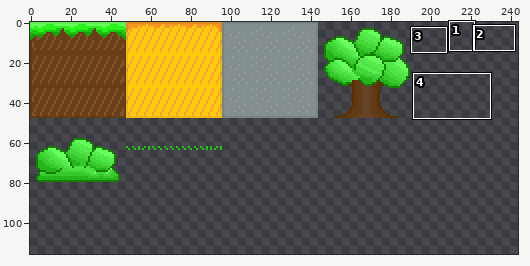
One commit to this sprite sheet: assets/maps/world.png. The first picture is a wide view before the edit; the outline marks the close-up.
Close-up. Earlier state:
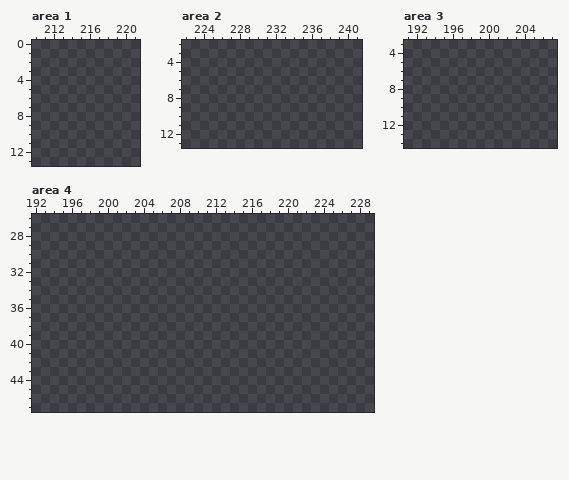
The file is 256x256 pixels. Colours within 5 levels of each other are drawn and written as one. Shown: area 1: x 210..221, y 0..13; area 2: x 222..241, y 2..13; area 3: x 191..207, y 3..14; area 4: x 192..229, y 26..47. The wide view leaves out empty margins. The commit also changed other parts of the picture, which this record leaves out.
After the commit:
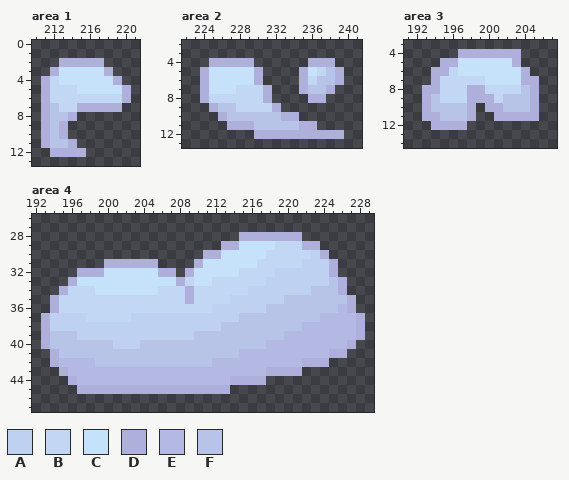
Palette (. is transparent): A #bed1f0  B #c2d7f4  C #c6e2fa  D #afafdc  E #b3b9e2  F #b8c3e8
What changed:
--- area 1
@@ x 210..221 @@
  1 ............
- 2 ............
- 3 ............
- 4 ............
- 5 ............
- 6 ............
- 7 ............
- 8 ............
- 9 ............
-10 ............
-11 ............
-12 ............
+ 2 ...DDDDD....
+ 3 ..DCCCCCD...
+ 4 .DBCCCCCCD..
+ 5 .DBBBCCCCCD.
+ 6 .DBBBBBBBBD.
+ 7 .DFBBDDDDD..
+ 8 .DFFD.......
+ 9 .DFD........
+10 .DFD........
+11 .DFFD.......
+12 ..DDDD......
 13 ............
--- area 2
@@ x 222..241 @@
  3 ....................
- 4 ....................
- 5 ....................
- 6 ....................
- 7 ....................
- 8 ....................
- 9 ....................
-10 ....................
-11 ....................
-12 ....................
+ 4 ...DDDDD......DDD...
+ 5 ..DCCCCCD....DCBFD..
+ 6 ..DCCCCCD....DBFFD..
+ 7 ..DCCCBBBD...DFFD...
+ 8 ..DBBBBBBD....DD....
+ 9 ...DFFBBBBD.........
+10 ....DFFFFFFDD.......
+11 .....DDDFFFFFDD.....
+12 ........DDDDDDDDDD..
 13 ....................
--- area 3
@@ x 191..207 @@
  3 .................
- 4 .................
- 5 .................
- 6 .................
- 7 .................
- 8 .................
- 9 .................
-10 .................
-11 .................
-12 .................
+ 4 ......DDDDDDD....
+ 5 ....DDCCCCCCD....
+ 6 ...DDBCCCCCCCD...
+ 7 ...DBBBBBCCCCDD..
+ 8 ..DDBBBDDBBBBFD..
+ 9 ..DFBBBDDDBFFFD..
+10 ..DFFFFD.DDFFFD..
+11 ..DDFFFD..DDDDD..
+12 ...DDDD..........
 13 .................
--- area 4
@@ x 192..229 @@
 27 ......................................
-28 ......................................
-29 ......................................
-30 ......................................
-31 ......................................
-32 ......................................
-33 ......................................
-34 ......................................
-35 ......................................
-36 ......................................
-37 ......................................
-38 ......................................
-39 ......................................
-40 ......................................
-41 ......................................
-42 ......................................
-43 ......................................
-44 ......................................
-45 ......................................
+28 .......................DDDDDDD........
+29 .....................DDCCCCBBBDD......
+30 ...................DDCCCCCBBBBBAD.....
+31 ........DDDDDD....DCCCCCCBBBBBAAAD....
+32 .....DDDCCCCCCDD.DCCCCCBBBBAAAAAAD....
+33 ....DCCCCCCCCCCCDBCCBBBBBBAAAAAAAFD...
+34 ...DBBBCCCCCCCBBBDBBBBBBAAAAAAAFFFD...
+35 ..DBBBBBBBBBBBBBBDBBBBAAAAAAFFFFFFFD..
+36 ..DBBBBBBBBBBBBBBBBBAAAAAAFFFFFFFFED..
+37 .DAAAABBBBBAAAAAAAAAAAAFFFFFFFFFEEEED.
+38 .DAAAAAAAAAAAAAAAAAAAFFFFFFFFFEEEEEED.
+39 .DFFFAAAAAAAAAAAAAFFFFFFFFFFEEEEEEEED.
+40 .DFFFFFFFAAAFFFFFFFFFFFFFFEEEEEEEEED..
+41 ..DFFFFFFFFFFFFFFFFFFFFEEEEEEEEEEDD...
+42 ..DEEEEFFFFFFFFFFFFFEEEEEEEEEEDDD.....
+43 ...DEEEEEEEEEEEEEEEEEEEEEEDDDD........
+44 ....DEEEEEEEEEEEEEEEEEDDDD............
+45 .....DDDDDDDDDDDDDDDDD................
 46 ......................................
Pixel boxes of the changes (left, top, right, bottom) in both close-ups:
added: (41, 58, 131, 157)
added: (200, 58, 344, 139)
added: (422, 49, 539, 130)
added: (41, 232, 365, 394)
